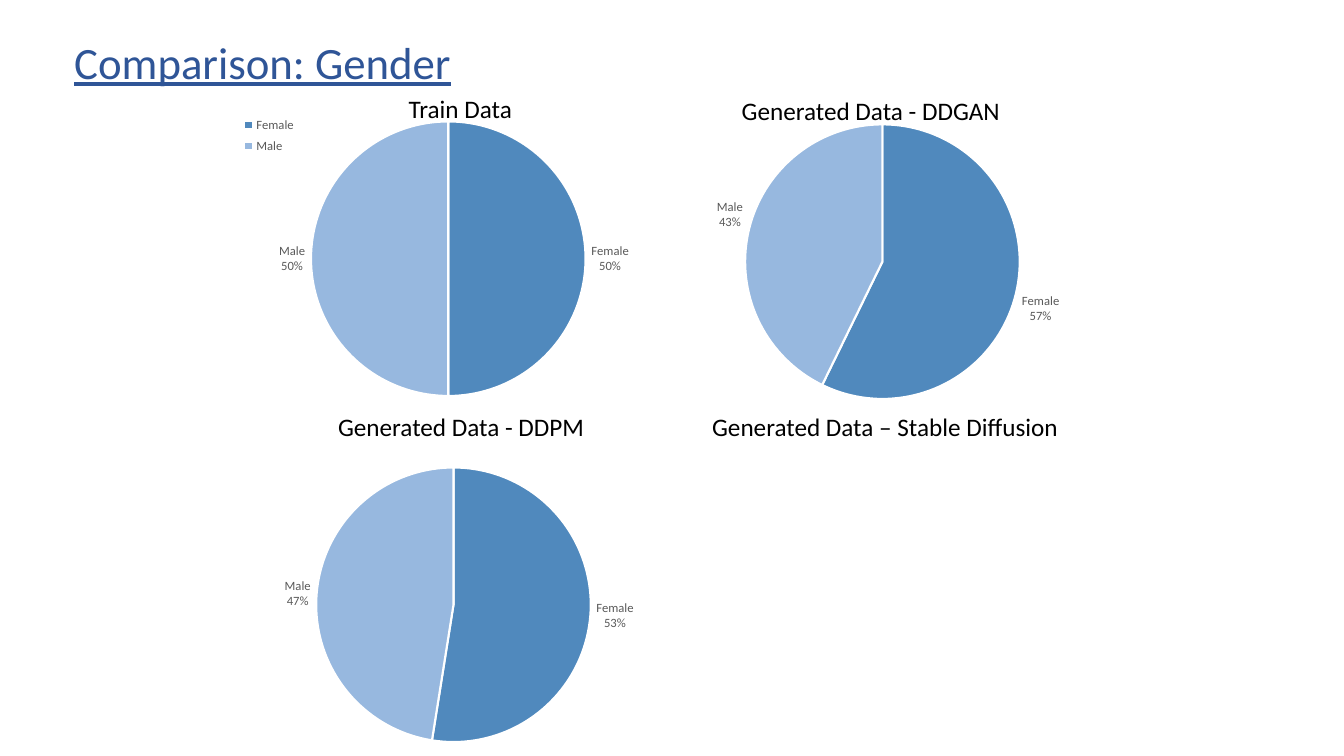
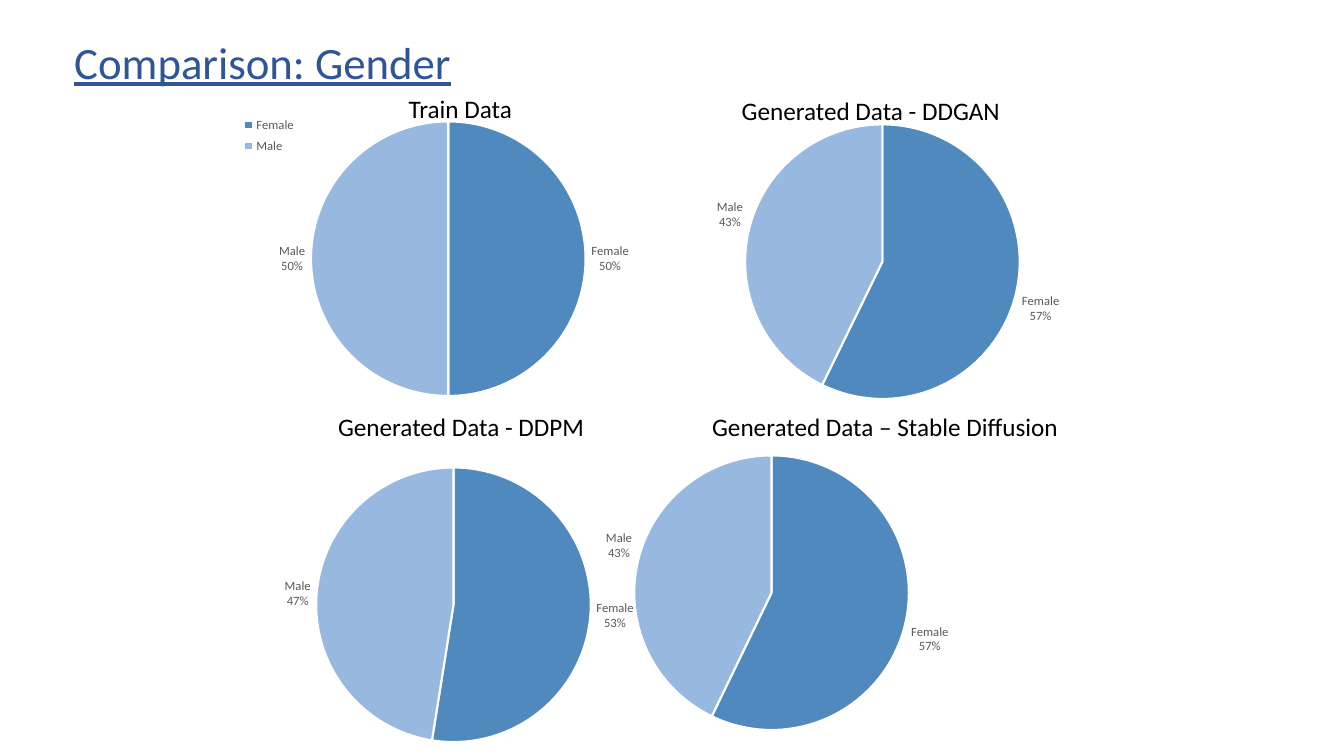
Before and after one commit to subirkumarparida/DDPM, a slide deck: slide 51 of Bias_Diffusion_v4.2.pptx. Drawn at 1344x756 pixels with LibreOffice and Linux fonts; fonts in the diff are those of the drawing. Boxes give left, top, right and bottom in pixels: in the first picture for what was removed or moved away, otherwise in the second. Text is boxed around its words. In the diff, an @@ line names an element or a change of style, - is before the commit and + after.

```diff
--- a/Bias_Diffusion_v4.2.pptx
+++ b/Bias_Diffusion_v4.2.pptx
@@ pie chart added at bbox=[525, 442, 1029, 744] @@
+categories: Female, Male
+Series 1: 57, 43
```
Also in this commit, not shown: 2 other slides changed.
